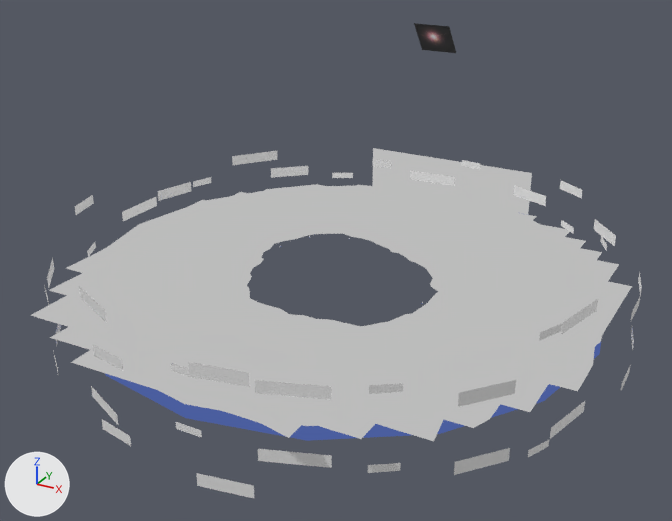
One commit to the Blender file samples/golf/mod_kit/skybox.blend: the scene before it, then after it.
Both versions are drawn from a 50 mm camera at (15.6, -28.9, 15.3) aimed at (-0.3, 0.1, 0.8). Lighting does not change. The marker at lower left points along +X, +Y and +Z.

In view in the first picture: 'Clouds', 'Hills', 'Horizon', 'Mountains', 'sun_high'.
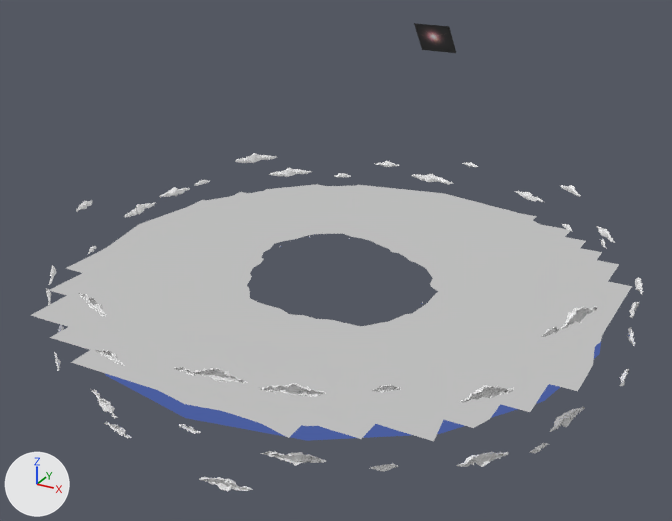
What differs and where, as boxes (x1, y1, x2, y2) in the pictures (672 x 521 px):
'Clouds', hidden: before (44, 151, 642, 498)
'Cloud Ring', added: after (46, 153, 643, 492)
'Mountains', hidden: before (373, 148, 532, 215)

What changed in the scene script:
```text
Add me_sphere_003:
    me_sphere_003.from_pydata(...)  # 3302 vertices, 4018 faces; spans x -11.0..11.0, y -10.9..11.0, z -2.4..2.4
    me_sphere_003.polygons.foreach_set('use_smooth', [True] * 4018)
Change ob_mountains:
    add ob_mountains.hide_set(True)
Change ob_clouds:
    add ob_clouds.hide_set(True)  # its collection is switched off
Add ob_cloud_ring:
    ob_cloud_ring = bpy.data.objects.new('Cloud Ring', me_sphere_003)
    ob_cloud_ring.location = (0.0, 0.0, 0.0)
    ob_cloud_ring.rotation_euler = (0.0, 0.0, 0.218)  # degrees (0, 0, 12)
```
